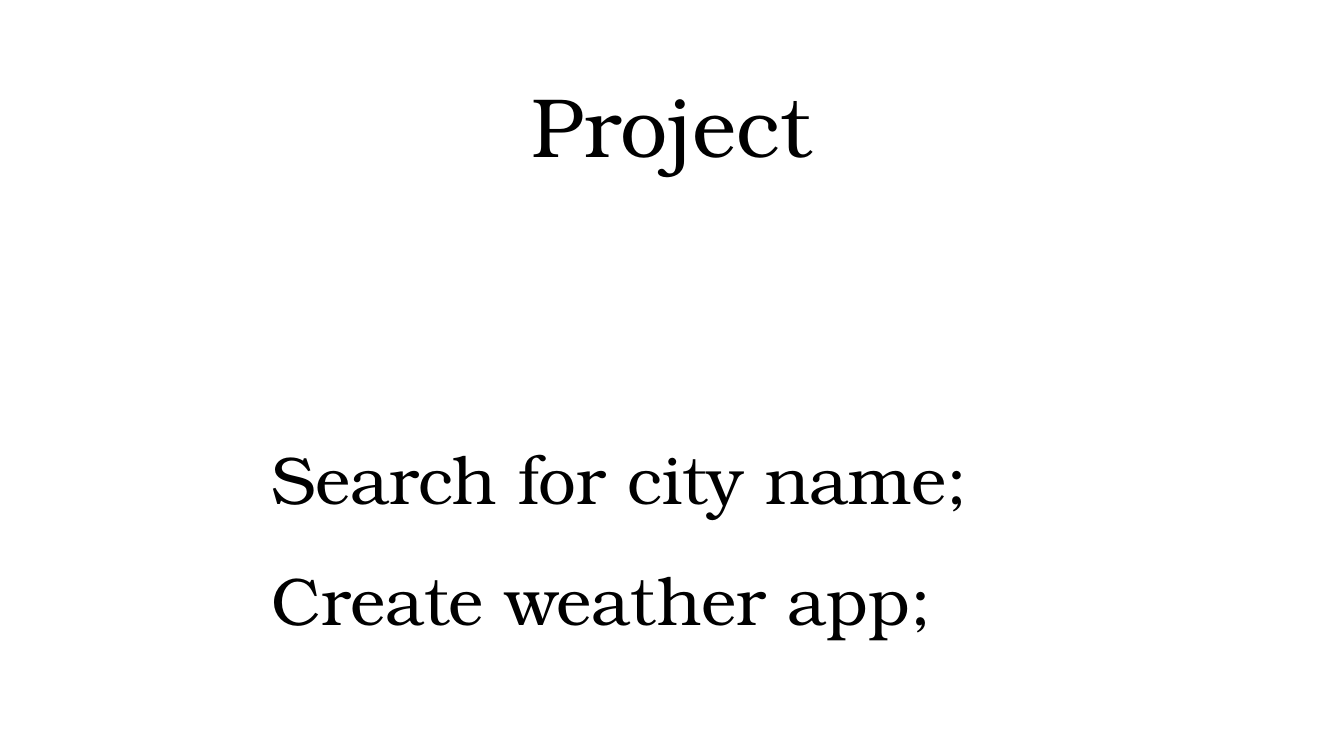
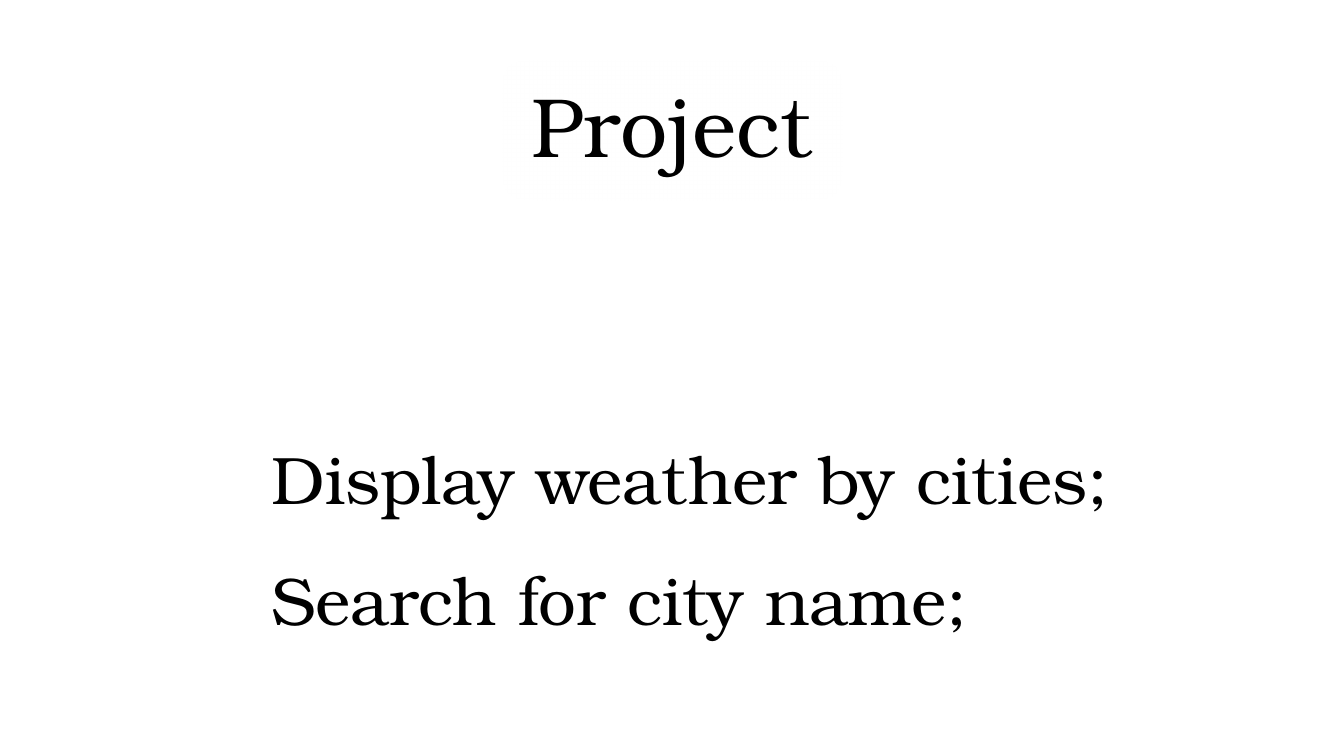
Before and after one commit to CodecoolGlobal/weather-app-javascript-PinterOliver, a slide deck: slide 2 of frontend/presentation/Red_Sonics.pptx. Drawn at 1344x756 pixels with LibreOffice and Linux fonts; fonts in the diff are those of the drawing; background and template pictures are left out. Boxes give left, top, right and bottom in pixels: in the first picture for what was removed or moved away, otherwise in the second. Text is boxed around its words. In the diff, an @@ line names an element or a change of style, - is before the commit and + after.

Commit message:
modify presentation by adding project goals

```diff
--- a/frontend/presentation/Red_Sonics.pptx
+++ b/frontend/presentation/Red_Sonics.pptx
@@ title at <box>271,455,1108,641</box>: text changed @@
-Search for city name;
-Create weather app;
+Display weather by cities;
+Search for city name;
```
